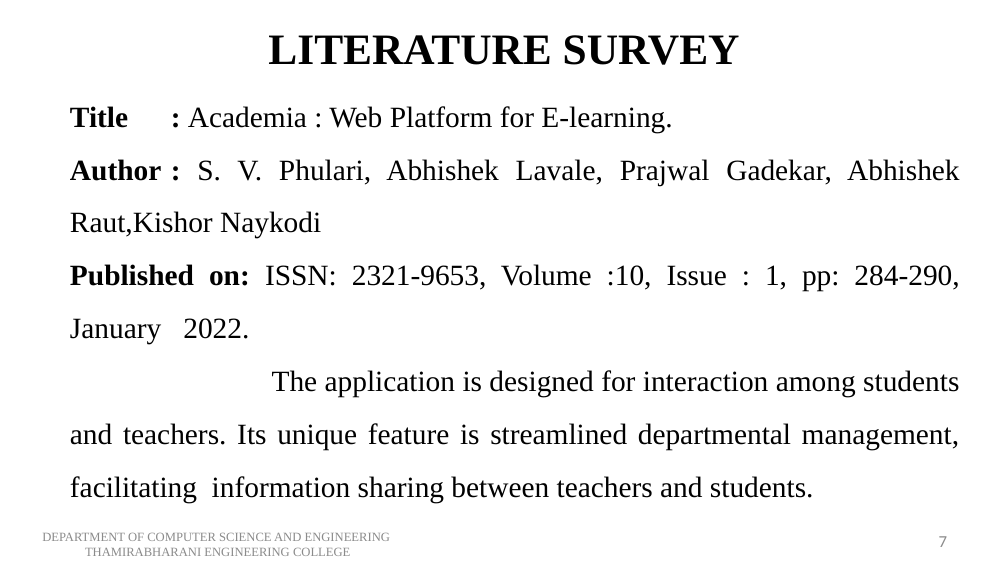
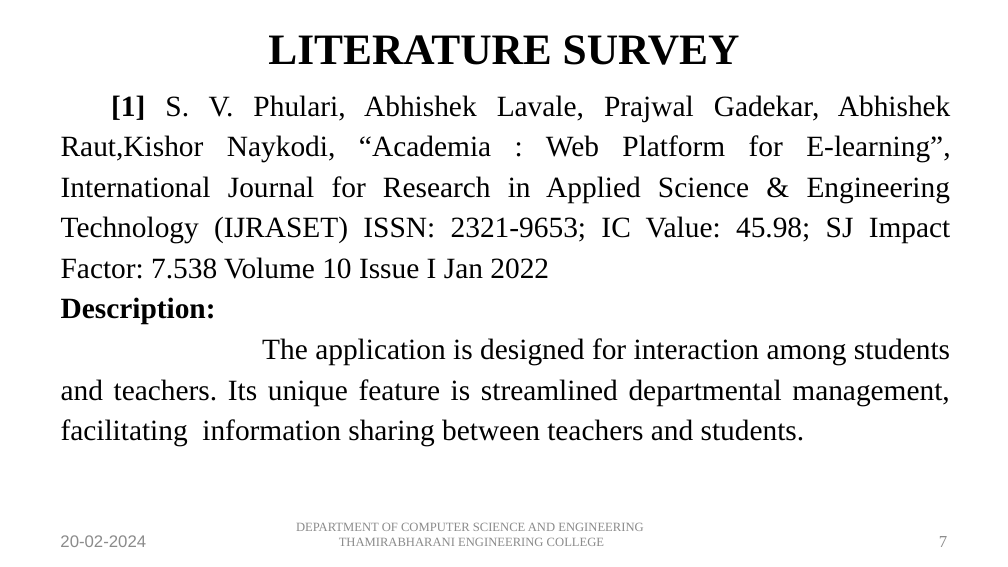
Before and after one commit to Saravana-Pon-Balan/LMS, a slide deck: slide 7 of Docs/review 1.pptx. Drawn at 1008x567 pixels with LibreOffice and Linux fonts; fonts in the diff are those of the drawing. Boxes give left, top, right and bottom in pixels: in the first picture for what was removed or moved away, otherwise in the second. Text is boxed around its words. In the diff, an @@ line names an element or a change of style, - is before the commit and + after.

```diff
--- a/Docs/review 1.pptx
+++ b/Docs/review 1.pptx
@@ text "[1] S. V. Phulari, Abhishek ...": place and size @@
-text "[1] S. V. Phulari, Abhishek ..." at [70,106,960,503]
+text "[1] S. V. Phulari, Abhishek ..." at [61,95,951,446]
@@ text at [61,95,951,325]: text changed @@
-Title : Academia : Web Platform for E-learning.
-Author : S. V. Phulari, Abhishek Lavale, Prajwal Gadekar, Abhishek Raut,Kishor Naykodi
-Published on: ISSN: 2321-9653, Volume :10, Issue : 1, pp: 284-290, January 2022.
+[1] S. V. Phulari, Abhishek Lavale, Prajwal Gadekar, Abhishek Raut,Kishor Naykodi, “Academia : Web Platform for E-learning”, International Journal for Research in Applied Science & Engineering Technology (IJRASET) ISSN: 2321-9653; IC Value: 45.98; SJ Impact Factor: 7.538 Volume 10 Issue I Jan 2022
+Description:
@@ text at [61,338,950,446]: line spacing 1.5 to 1.15 @@
@@ text added at [60,535,146,547], 12 pt, text #8B8B8B @@
+20-02-2024
@@ text "DEPARTMENT OF COMPUTER SCIENCE AND ...": place and size @@
-text "DEPARTMENT OF COMPUTER SCIENCE AND ..." at [42,533,390,556]
+text "DEPARTMENT OF COMPUTER SCIENCE AND ..." at [296,523,643,546]
@@ text "7" at [939,536,947,547]: font Calibri to Times New Roman @@
```
Also in this commit, not shown: 11 other slides changed, 9 slides added, 6 slides removed, 9 other files.
